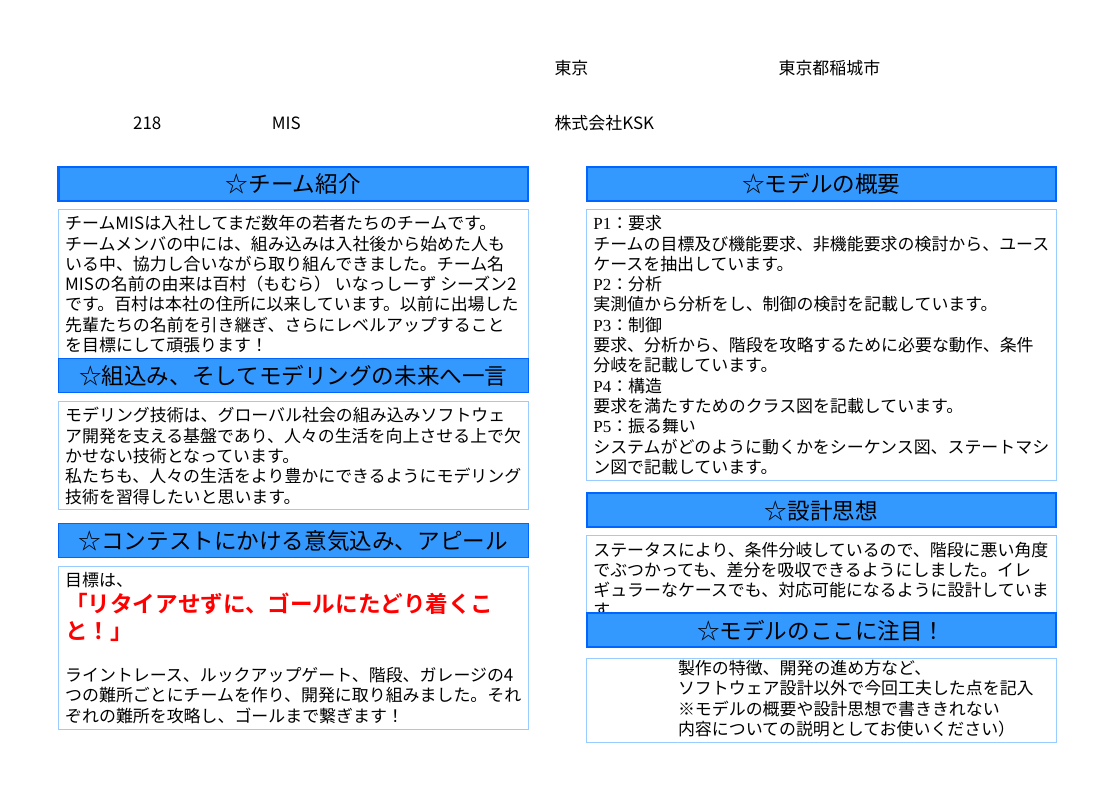
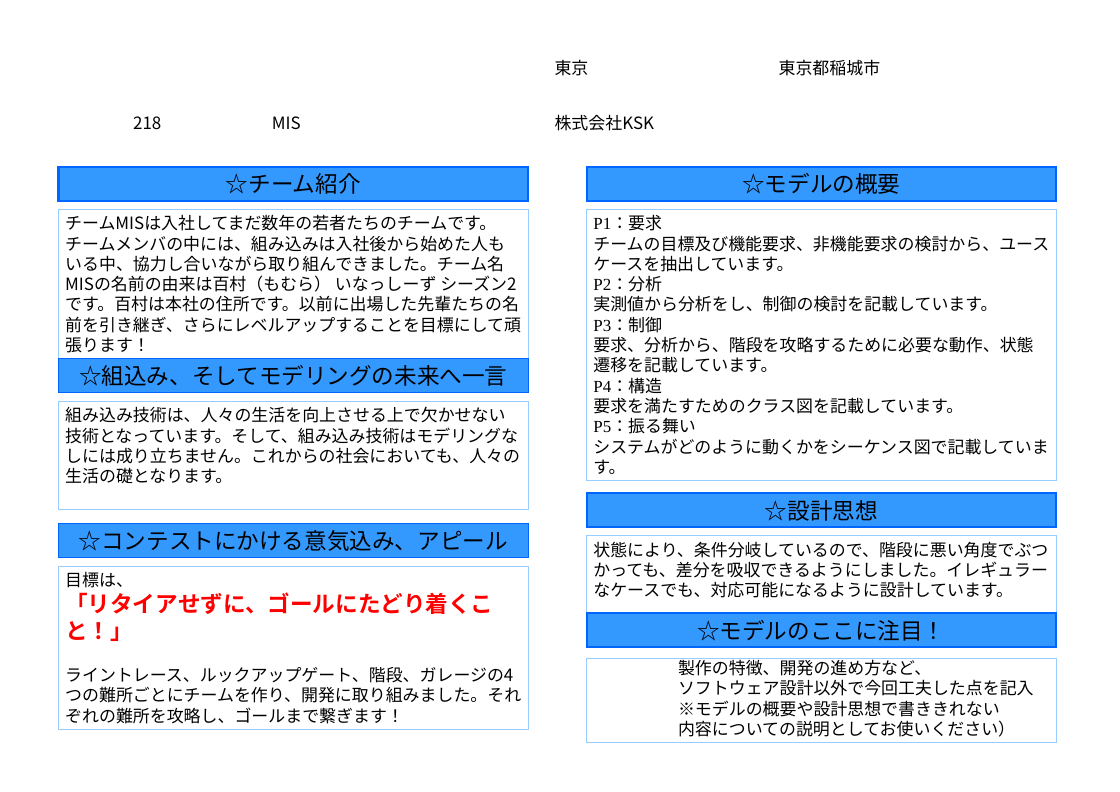
Before and after one commit to robokon/Doc, a slide deck: slide 1 of 1.設計書/ルックアップゲート/nambu_work/concept_sheet2017_background_imaged_KSK.ppt. Drawn at 1120x792 pixels with LibreOffice and Linux fonts; fonts in the diff are those of the drawing; background and template pictures are left out. Boxes give left, top, right and bottom in pixels: in the first picture for what was removed or moved away, otherwise in the second. Text is boxed around its words. In the diff, an @@ line names an element or a change of style, - is before the commit and + after.

Commit message:
指摘修正

```diff
--- a/1.設計書/ルックアップゲート/nambu_work/concept_sheet2017_background_imaged_KSK.ppt
+++ b/1.設計書/ルックアップゲート/nambu_work/concept_sheet2017_background_imaged_KSK.ppt
@@ text in rectangle at [65,235,521,353]: text changed @@
-チームメンバの中には、組み込みは入社後から始めた人もいる中、協力し合いながら取り組んできました。チーム名MISの名前の由来は百村（もむら） いなっしーず シーズン2です。百村は本社の住所に以来しています。以前に出場した先輩たちの名前を引き継ぎ、さらにレベルアップすることを目標にして頑張ります！
+チームメンバの中には、組み込みは入社後から始めた人もいる中、協力し合いながら取り組んできました。チーム名MISの名前の由来は百村（もむら） いなっしーず シーズン2です。百村は本社の住所です。以前に出場した先輩たちの名前を引き継ぎ、さらにレベルアップすることを目標にして頑張ります！
@@ text in rectangle at [593,336,1033,373]: text changed @@
-要求、分析から、階段を攻略するために必要な動作、条件分岐を記載しています。
+要求、分析から、階段を攻略するために必要な動作、状態遷移を記載しています。
@@ text in rectangle at [65,406,520,484]: text changed @@
-モデリング技術は、グローバル社会の組み込みソフトウェア開発を支える基盤であり、人々の生活を向上させる上で欠かせない技術となっています。
-私たちも、人々の生活をより豊かにできるようにモデリング技術を習得したいと思います。
+組み込み技術は、人々の生活を向上させる上で欠かせない技術となっています。そして、組み込み技術はモデリングなしには成り立ちません。これからの社会においても、人々の生活の礎となります。
@@ text in rectangle at [593,438,1048,474]: text changed @@
-システムがどのように動くかをシーケンス図、ステートマシン図で記載しています。
+システムがどのように動くかをシーケンス図で記載しています。
@@ text in rectangle at [593,541,1048,598]: text changed @@
-ステータスにより、条件分岐しているので、階段に悪い角度でぶつかっても、差分を吸収できるようにしました。イレギュラーなケースでも、対応可能になるように設計しています。
+状態により、条件分岐しているので、階段に悪い角度でぶつかっても、差分を吸収できるようにしました。イレギュラーなケースでも、対応可能になるように設計しています。
```
